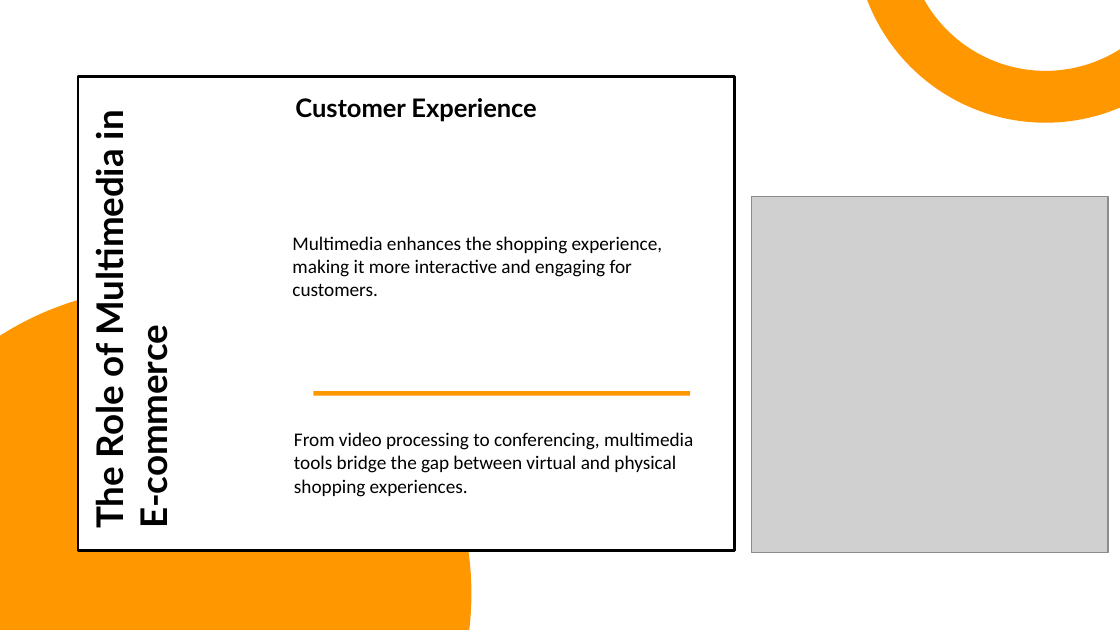
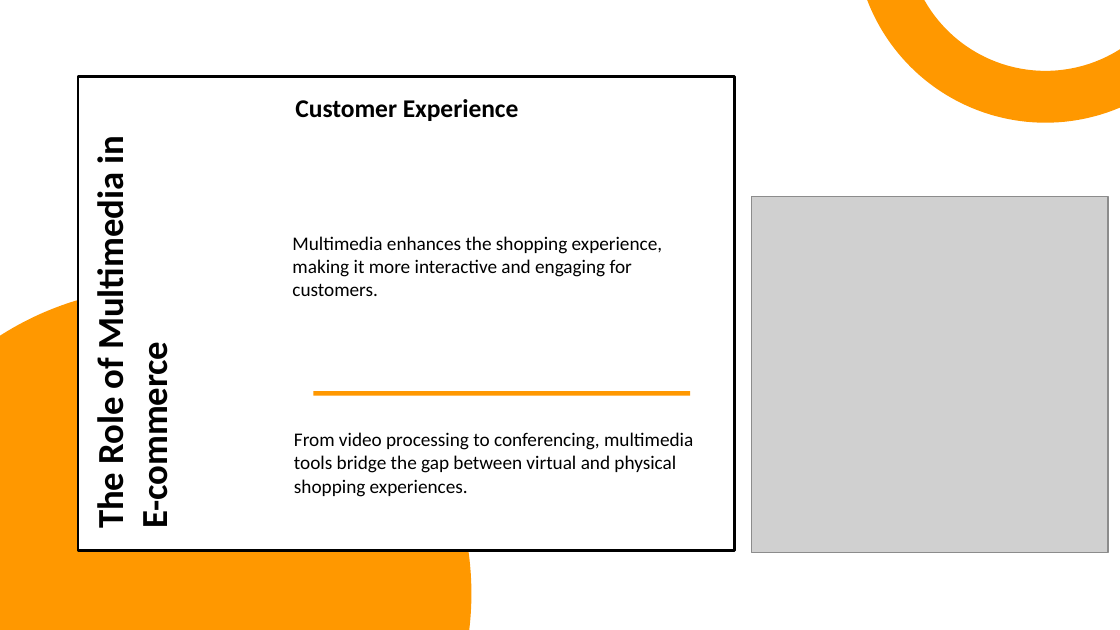
Before and after one commit to TejasDotExe/ecommerce, a slide deck: slide 14 of Multimedia Content in E-commerce.pptx. Drawn at 1120x630 pixels with LibreOffice and Linux fonts; fonts in the diff are those of the drawing; grey boxes stand for pictures. Boxes give left, top, right and bottom in pixels: in the first picture for what was removed or moved away, otherwise in the second. Text is boxed around its words. In the diff, an @@ line names an element or a change of style, - is before the commit and + after.

```diff
--- a/Multimedia Content in E-commerce.pptx
+++ b/Multimedia Content in E-commerce.pptx
@@ text "The Role of Multimedia in ..." at [88,138,177,528]: font Lato to Calibri @@
@@ text "Customer Experience" at [295,99,519,121]: font Lato to Calibri @@
```
Also in this commit, not shown: 15 other slides changed.
